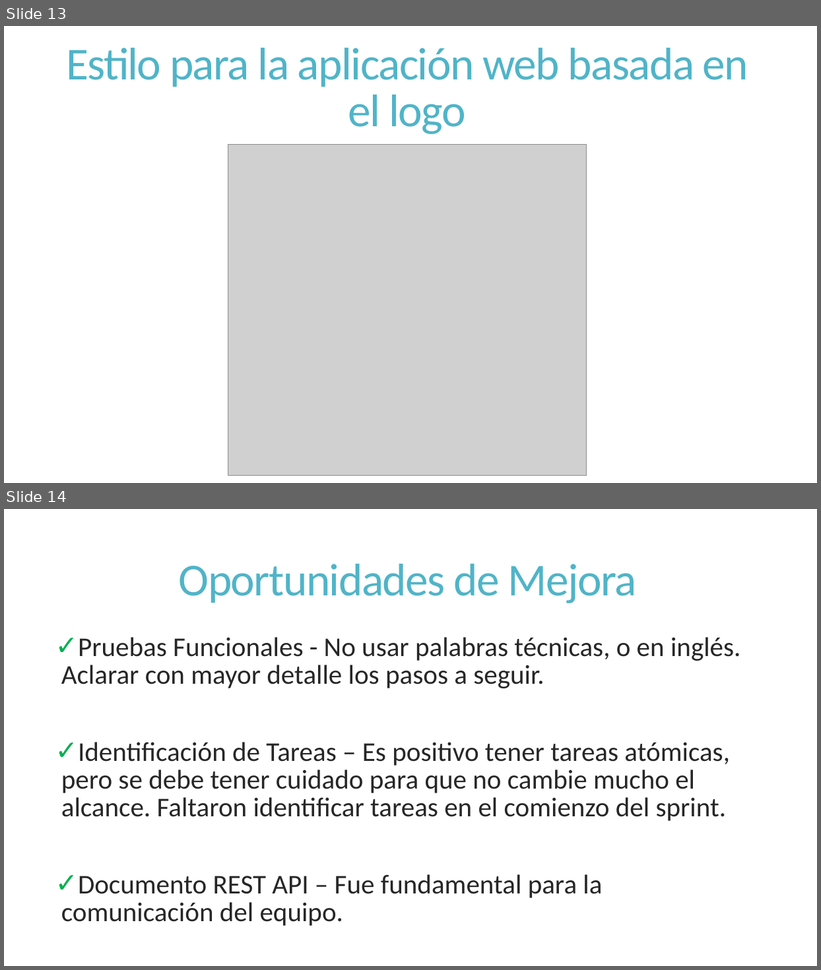
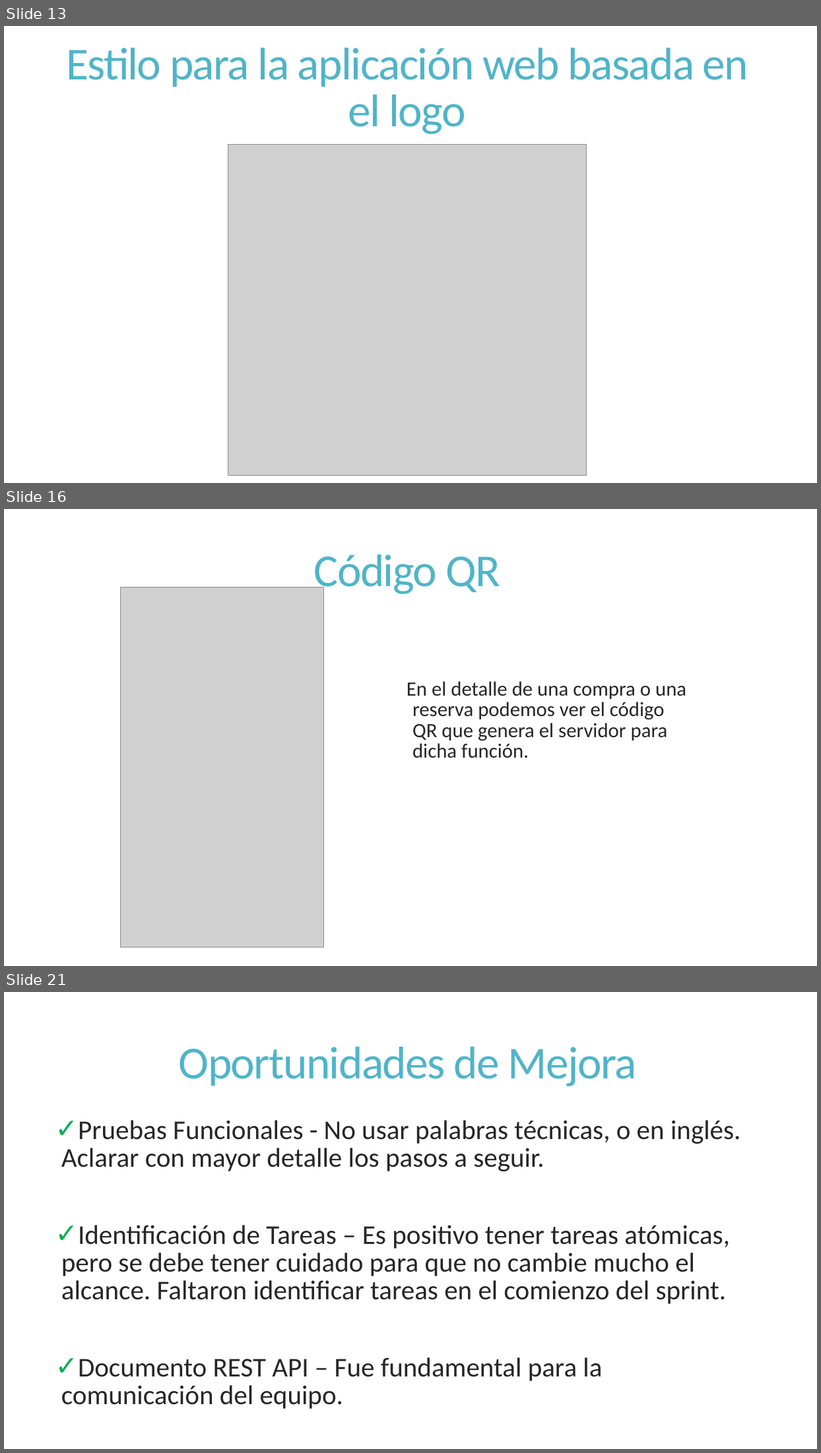
Before and after one commit to dschenkelman/a-malazan-wolvering, a slide deck: docs/Reuniones/Sprint 4/Reunion Formal 20131104/Reunion Formal.pptx. Shown one above the other, each under a label of ours: slides 13 and 14 before the commit, slides 13, 16 and 21 after it; the slides between them are not shown. The pictures are 821x970 and 821x1453 pixels, drawn with LibreOffice and Linux fonts; fonts in the diff are those of the drawing; grey boxes stand for pictures. Boxes give left, top, right and bottom in pixels: in the first picture for what was removed or moved away, otherwise in the second. Text is boxed around its words. In the diff, an @@ line names an element or a change of style, - is before the commit and + after.

```diff
--- a/docs/Reuniones/Sprint 4/Reunion Formal 20131104/Reunion Formal.pptx
+++ b/docs/Reuniones/Sprint 4/Reunion Formal 20131104/Reunion Formal.pptx
@@ slide 16 added at [4, 509, 817, 966], background #FFFFFF @@
@@ title added at [314, 555, 500, 597], 54 pt, text #50B4C8 @@
+Código QR
@@ picture added at [121, 587, 323, 948] @@
@@ text added at [407, 681, 686, 758], 24 pt, text #262626 @@
+En el detalle de una compra o una reserva podemos ver el código QR que genera el servidor para dicha función.
@@ what was slide 14 is now slide 21 @@
```
Also in this commit, not shown: 6 other slides added.
